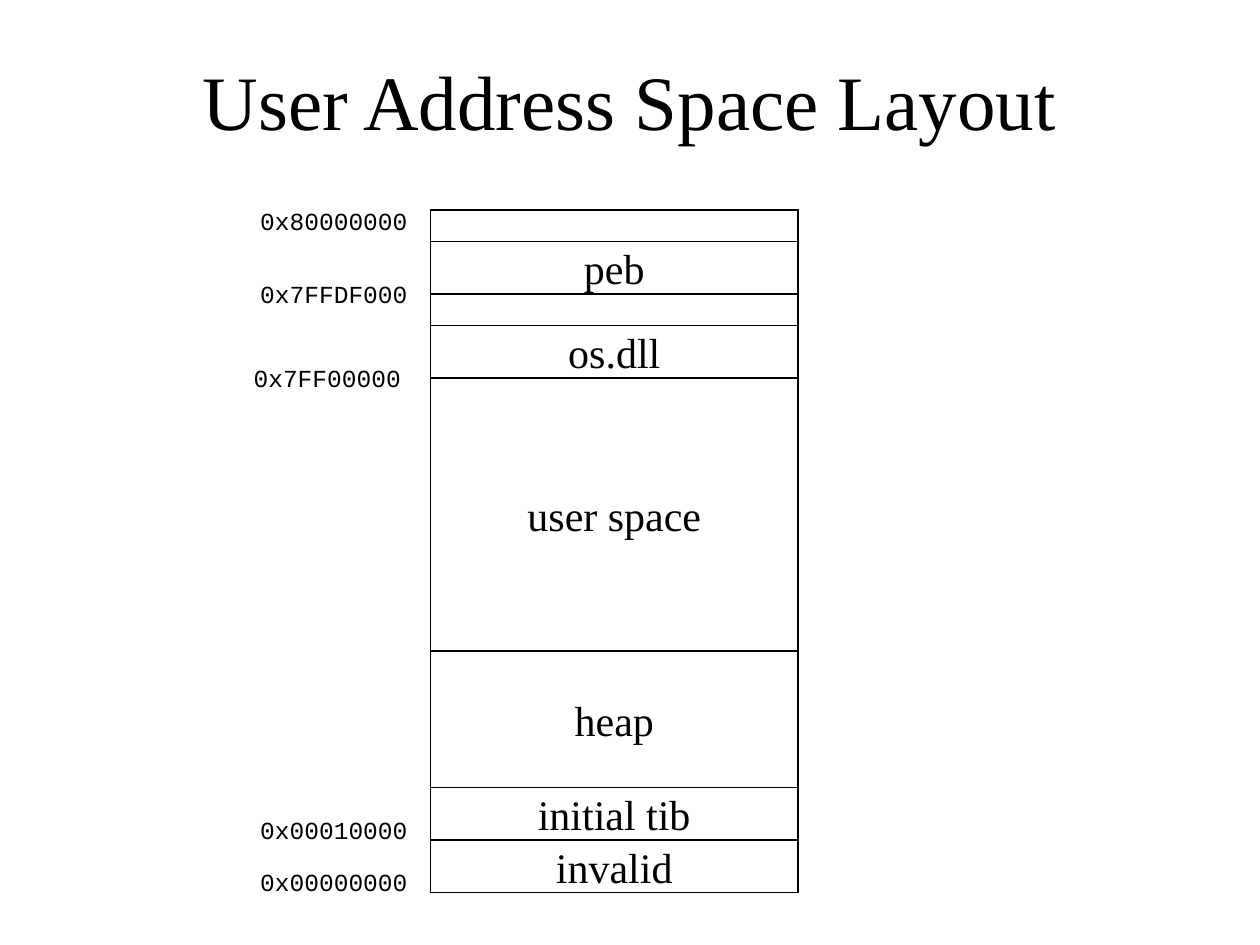
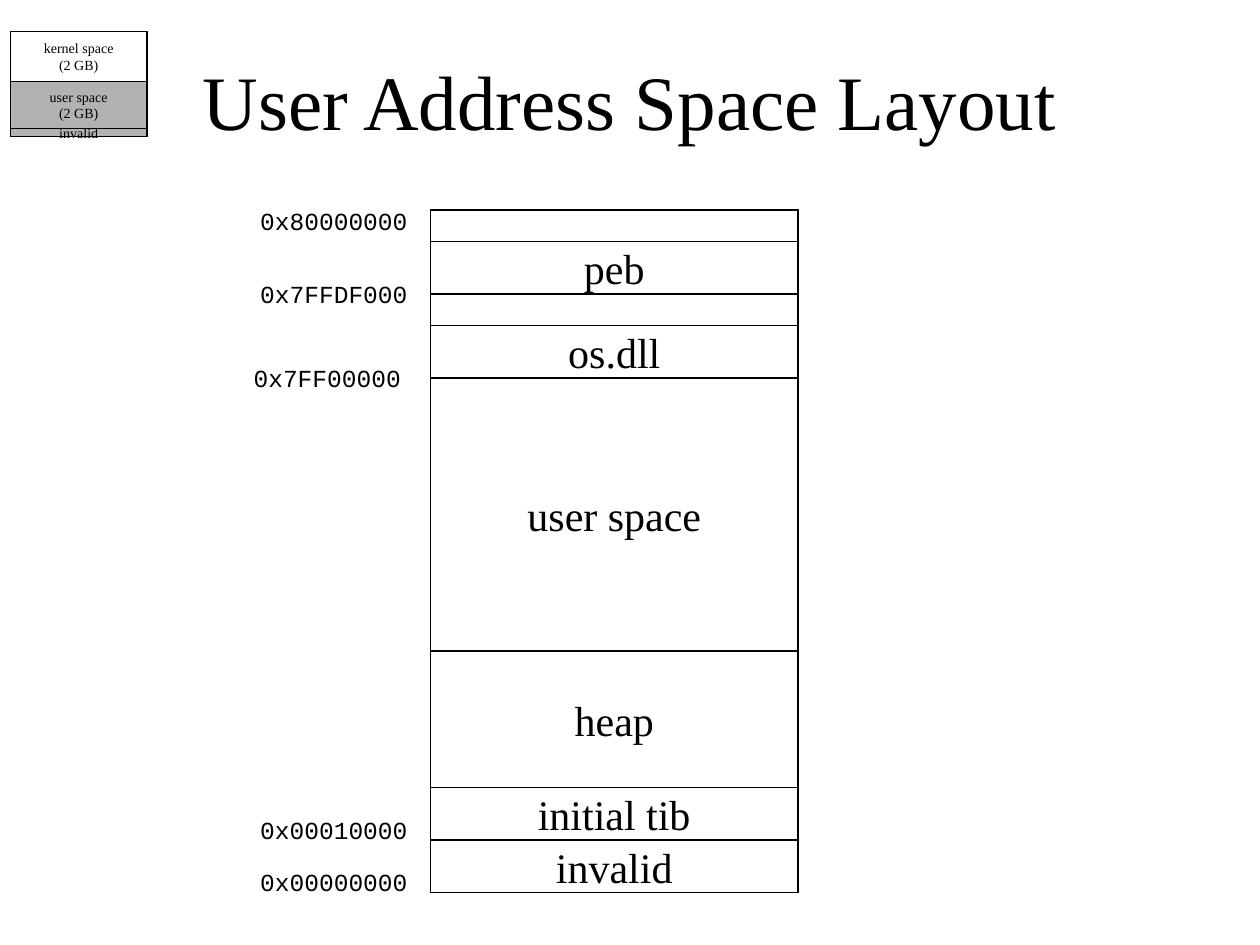
Before and after one commit to ringgaard/sanos, a slide deck: slide 11 of doc/sanostech.ppt. Drawn at 1260x945 pixels with LibreOffice and Linux fonts; fonts in the diff are those of the drawing. Boxes give left, top, right and bottom in pixels: in the first picture for what was removed or moved away, otherwise in the second. Text is boxed around its words. In the diff, an @@ line names an element or a change of style, - is before the commit and + after.

```diff
--- a/doc/sanostech.ppt
+++ b/doc/sanostech.ppt
@@ rectangle added at <box>10,32,146,82</box>, fill #FFFFFF, outline #000000 0.74 pt, 8 pt, text #000000 @@
+kernel space
+(2 GB)
@@ rectangle added at <box>10,82,146,129</box>, fill #B2B2B2, outline #000000 0.74 pt, 8 pt, text #000000 @@
+user space
+(2 GB)
@@ rectangle added at <box>10,129,146,136</box>, fill #B2B2B2, outline #000000 0.74 pt, 8 pt, text #000000 @@
+invalid
```
Also in this commit, not shown: 9 other slides changed, 6 slides added, 1 other file.
